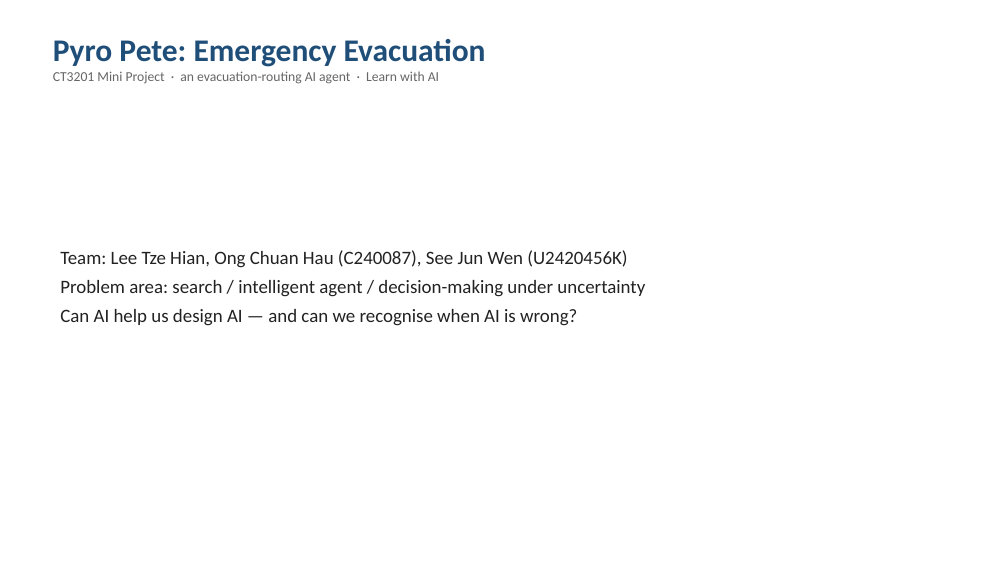
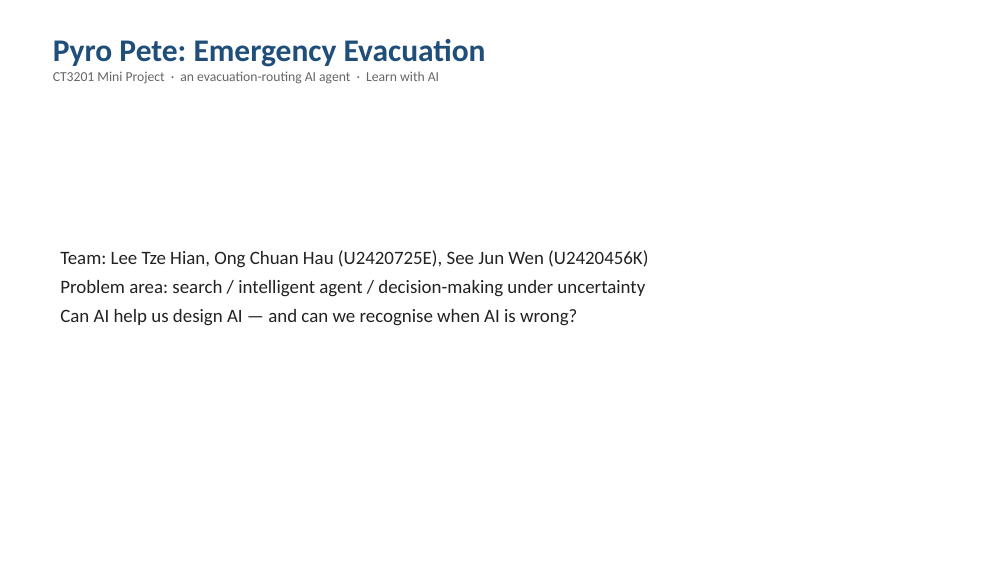
Before and after one commit to Jeb-Lee/CT3201_AI, a slide deck: slide 1 of docs/report/CT3201_Slides.pptx. Drawn at 1008x567 pixels with LibreOffice and Linux fonts; fonts in the diff are those of the drawing. Boxes give left, top, right and bottom in pixels: in the first picture for what was removed or moved away, otherwise in the second. Text is boxed around its words. In the diff, an @@ line names an element or a change of style, - is before the commit and + after.

```diff
--- a/docs/report/CT3201_Slides.pptx
+++ b/docs/report/CT3201_Slides.pptx
@@ text at (60, 250, 648, 268): text changed @@
-Team: Lee Tze Hian, Ong Chuan Hau (C240087), See Jun Wen (U2420456K)
+Team: Lee Tze Hian, Ong Chuan Hau (U2420725E), See Jun Wen (U2420456K)
```
Also in this commit, not shown: 1 other file.
